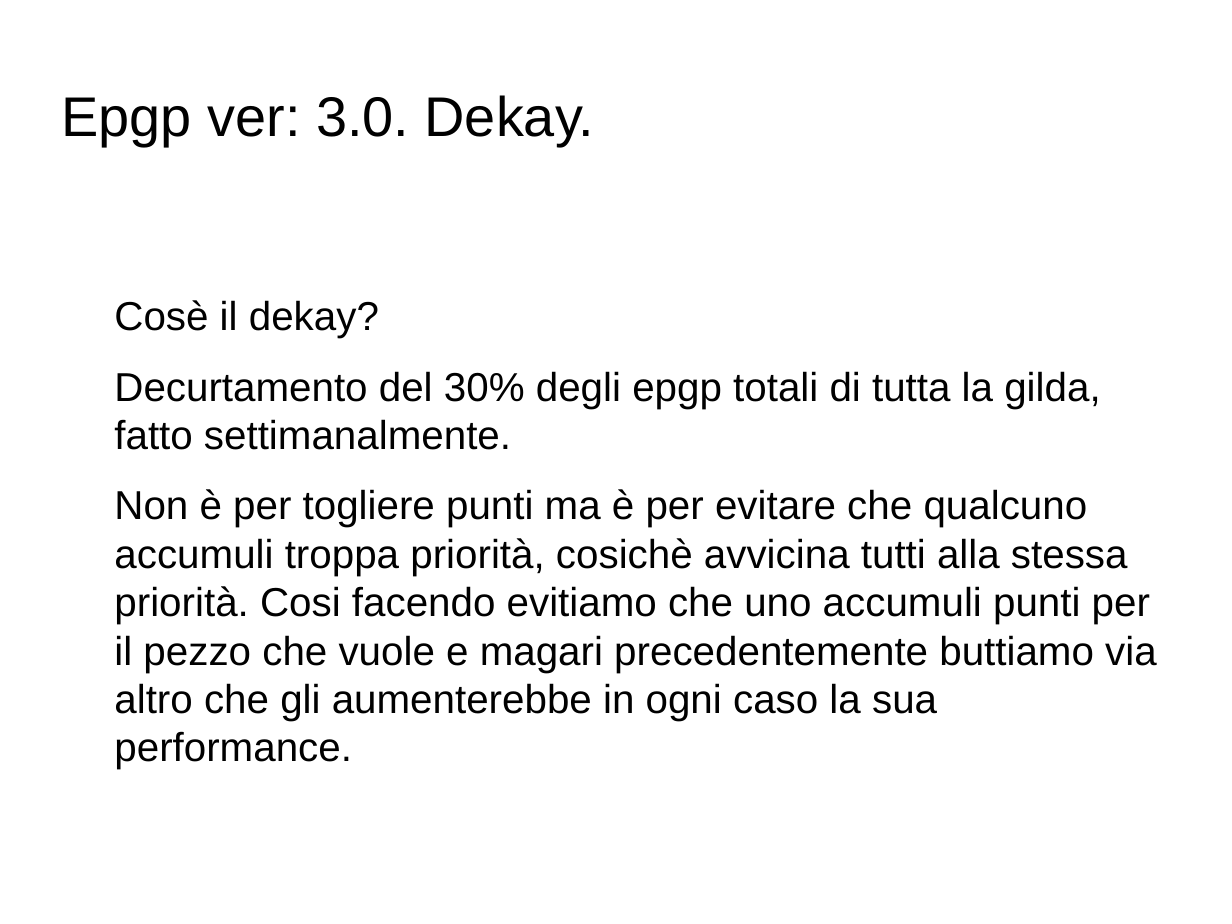
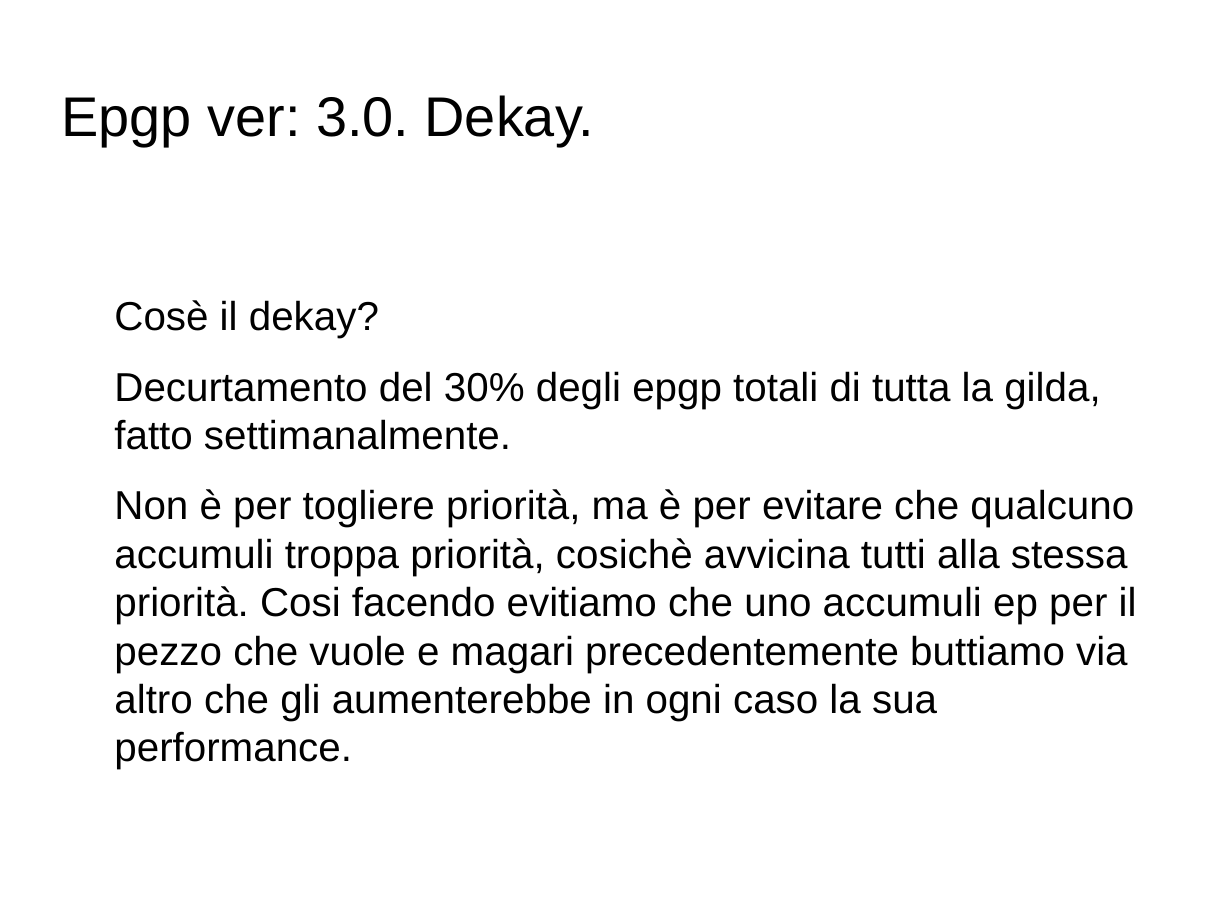
Before and after one commit to roboso/Documenti-della-gilda, a slide deck: slide 11 of epgp/epgp versione 3.2.odp. Drawn at 1232x924 pixels with LibreOffice and Linux fonts; fonts in the diff are those of the drawing; background and template pictures are left out. Boxes give left, top, right and bottom in pixels: in the first picture for what was removed or moved away, otherwise in the second. Text is boxed around its words. In the diff, an @@ line names an element or a change of style, - is before the commit and + after.

Commit message:
Aggiunto priorità minima per bis 25% e cambiato ep per le kill hc e mitiche.

```diff
--- a/epgp/epgp versione 3.2.odp
+++ b/epgp/epgp versione 3.2.odp
@@ text at [114,489,1137,769]: text changed @@
-Non è per togliere punti ma è per evitare che qualcuno accumuli troppa priorità, cosichè avvicina tutti alla stessa priorità. Cosi facendo evitiamo che uno accumuli punti per il pezzo che vuole e magari precedentemente buttiamo via altro che gli aumenterebbe in ogni caso la sua performance.
+Non è per togliere priorità, ma è per evitare che qualcuno accumuli troppa priorità, cosichè avvicina tutti alla stessa priorità. Cosi facendo evitiamo che uno accumuli ep per il pezzo che vuole e magari precedentemente buttiamo via altro che gli aumenterebbe in ogni caso la sua performance.
```
Also in this commit, not shown: 5 other slides changed, 2 other files.
